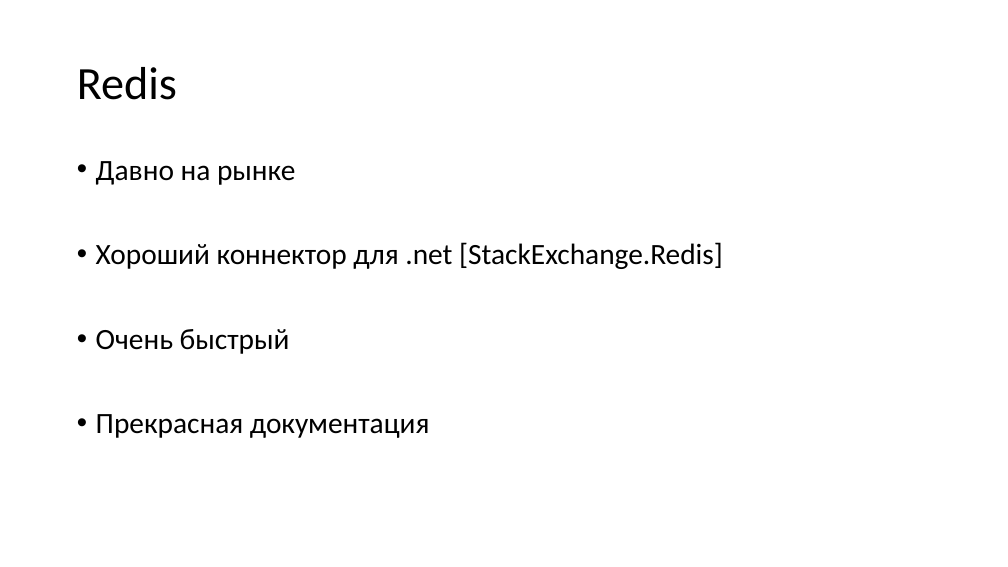
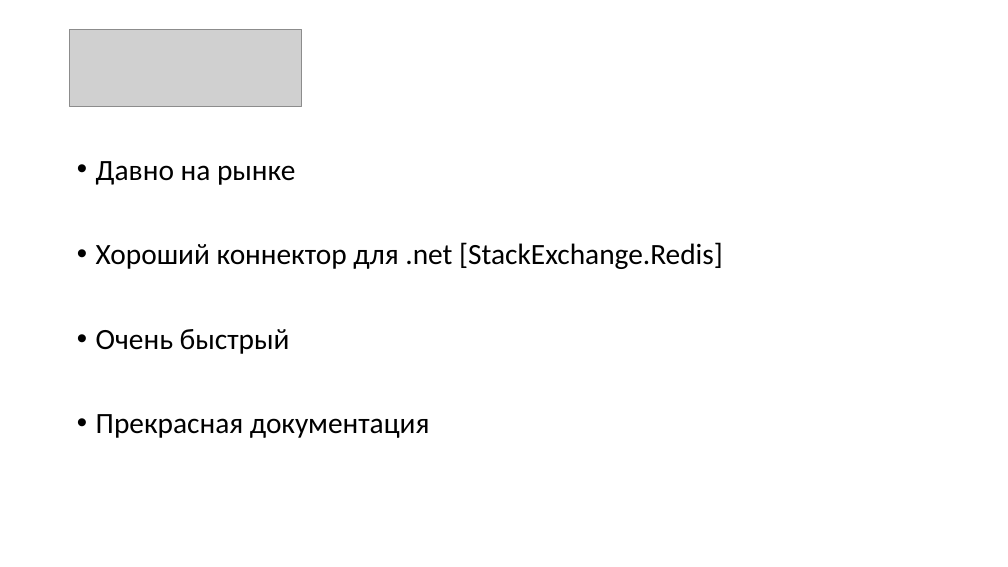
Before and after one commit to aensidhe/presentations, a slide deck: slide 3 of 2017/02/Tarantool for windows applications/Presentation.pptx. Drawn at 1008x567 pixels with LibreOffice and Linux fonts; fonts in the diff are those of the drawing; grey boxes stand for pictures. Boxes give left, top, right and bottom in pixels: in the first picture for what was removed or moved away, otherwise in the second. Text is boxed around its words. In the diff, an @@ line names an element or a change of style, - is before the commit and + after.

```diff
--- a/2017/02/Tarantool for windows applications/Presentation.pptx
+++ b/2017/02/Tarantool for windows applications/Presentation.pptx
@@ picture added at [70, 29, 302, 107] @@
@@ title removed at [77, 67, 177, 100] @@
-Redis
```
Also in this commit, not shown: 5 other slides changed, 1 slide added, 1 other file.
